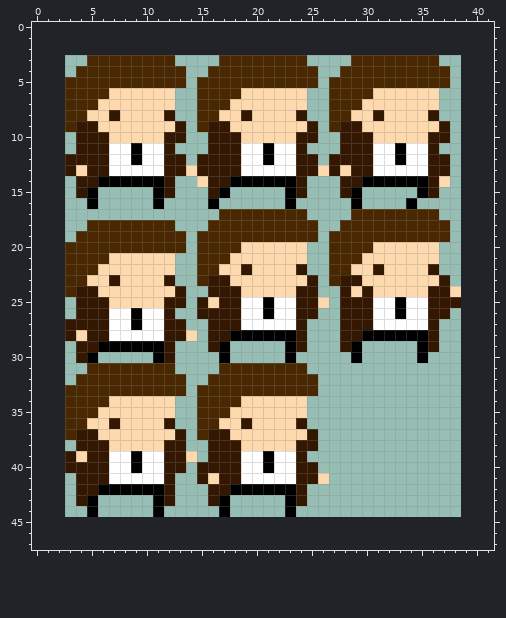
Pixel-art sprite -- assets/detective.png. This is how it looked before the edit.
The file is 180x210 pixels, drawn in blocks of 5x5; one block is one cell here. The old version is drawn lined up with the new one, on the new canvas.
The result:
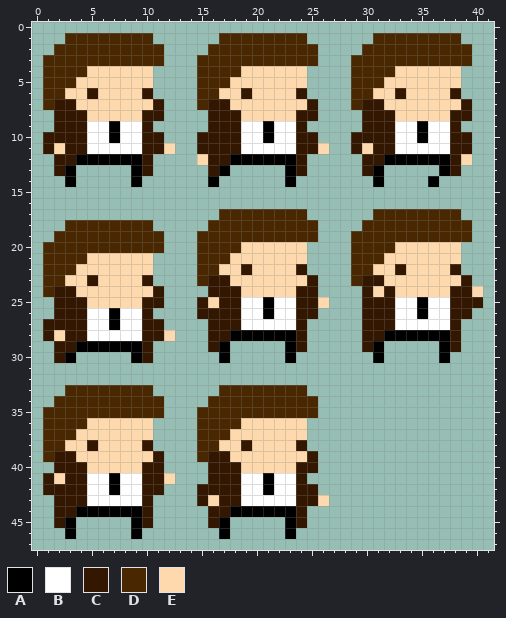
Palette (. is transparent): A #000000  B #ffffff  C #341700  D #492801  E #ffd9ae
The edit:
canvas 36x42 -> 42x48, the old top-left corner now at 3,3
Changed rows in their new state; - is an unchanged pixel.
first column x 1:
 1 --DDDDDDDD------DDDDDDDD------DDDDDDDD--
 2 -DDDDDDDDDD----DDDDDDDDDD----DDDDDDDDDD-
 3 DDDD-------.--DD--------D-----------DDD-
 4 DDD-EEEEEE...-D---EEEEEE.--.----EEEEEE--
 5 DD-EEEEEEE...----EEEEEEE.-..---EEEEEEE--
 6 DDEECE---C..----EEC----C--..----C---EC--
 7 DCCEE-----C.---CC-------C-..-CC-----EEC-
 8 -CCC--E--CC.--.CCCE-----C-...C-C---EECC-
 9 -CC-BBABBC...-.--CBBABBC.-...CCCBBABBC--
10 CCC-BBABBCC..-C---BBABB----.--CCBBABBCC-
11 CEC-BB--BCCE--C-----B---CE-.-ECCB--BBCC-
12 -C-AAAAA-C...-E--AAA-AA-.-...-CA-AAAACE-
13 -CA.....AC.....-A.....A-.....-A.....AC--
14 --A.....-...--.A......-.---...-....A.---
15 ---..-----..---..-----..---..-----..----
16 ----.-----.----.------.-----.----.------
17 ----------------------------..------DD--
18 --DD------..---------------..--------DD-
19 -DD--------..-------------..---------DD-
20 DD---------..-------------..--DD----EE--
21 DD--EE----..--------------..-DD-----EE--
22 DD-EE-----..--------------..DDE-C--EEC--
23 DDEEC-E--C..--------------..DCC-----EEC-
24 DCCEE-----C..--------------..--C---EECCE
25 -CC-EE---CC..--------------..-CCB-ABB-CC
26 -CC-BBA-BC..---------------..-CCB-ABBCC-
27 CC--BBA-BCC..--------------..-CC---BBC--
28 CE-CBB---CCE..-------------..CC----AAC--
29 -CCAA----C..---------------..CA---..AC--
30 -CA..---AC..----------------.-A---.-A---
31 ----........----........----------------
32 ---..........--..........---------------
33 ----------...-..--------.---------------
34 -D----DDDDD.--.---DDDDDDD---------------
35 DD---DDDDDD.-----DDDDDDDD---------------
36 DD----E---..----DDE----E----------------
37 DD-EE-----...--DD-------.---------------
38 DDEE-E---C...-DDEEC-----.---------------
39 DC--EEEEEEC...D--EEEEEEEC---------------
40 -C--EEEEECC..-.---EEEEE-----------------
41 CEC-BBA--CCE--.C----A---..--------------
42 CCC-BB-BBCC.--C--CBB-BB-C---------------
43 -CC-BBBBBC..--CECCBBBBB-CE--------------
44 -CCA-AAAAC.----CCAAAAA-C----------------
45 -CA-----AC-----CA-----AC----------------
46 --A-----A-------A-----A-----------------
Boxes around the changes in both pictures, in picture pixels (x1, y1, x2, y2):
changed: (43, 33, 483, 539)
